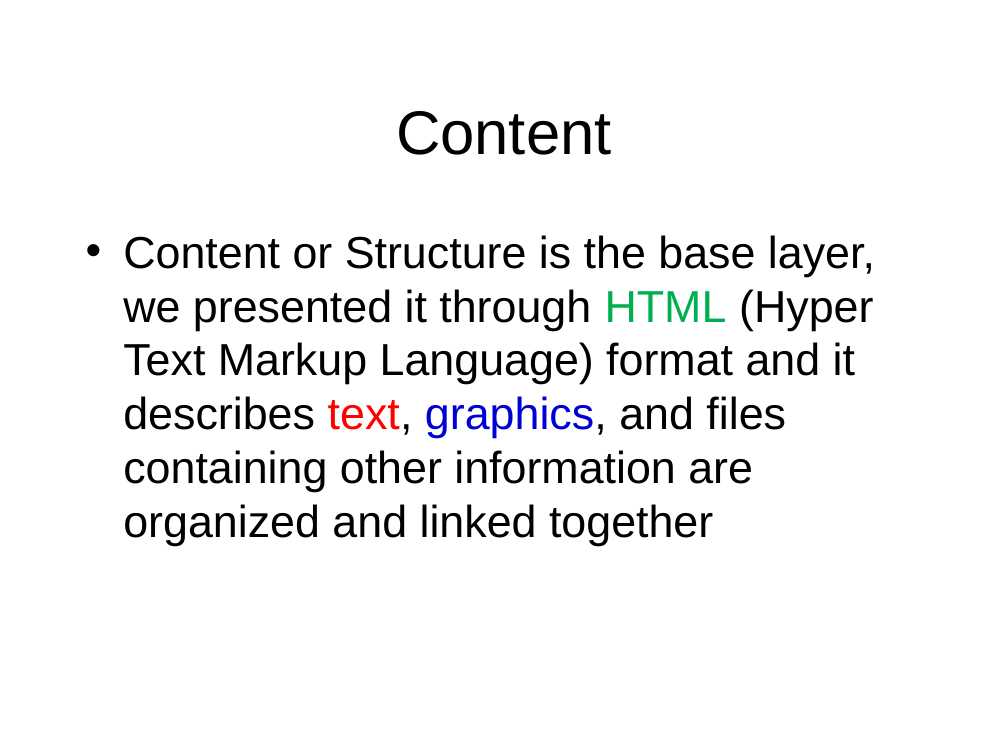
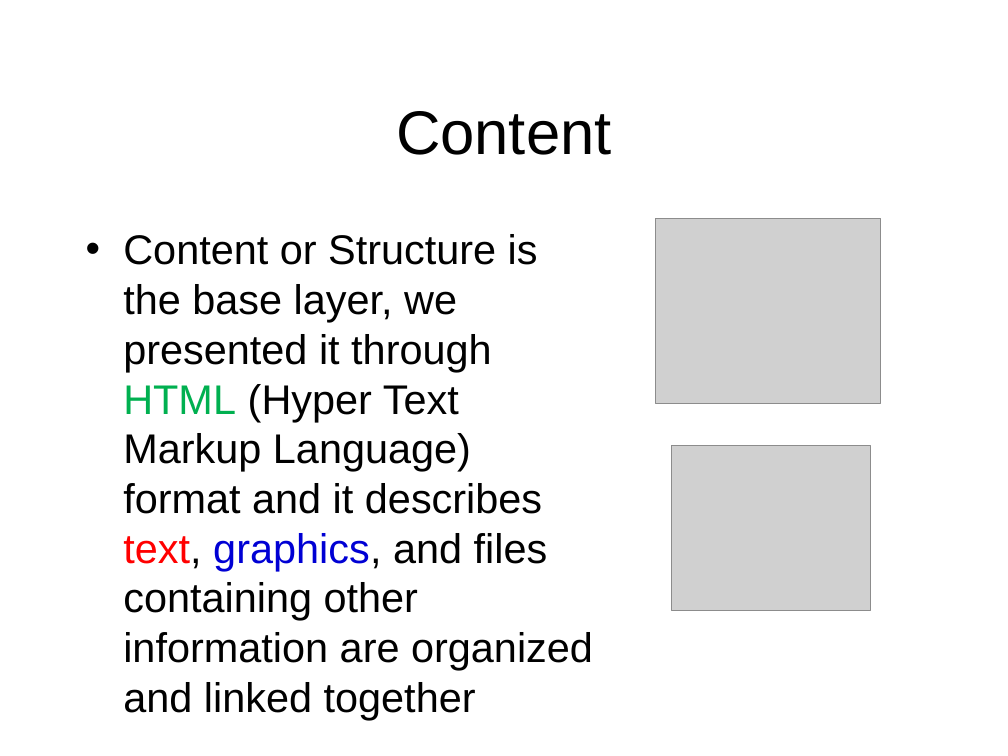
Before and after one commit to octaviordz/zjnu2017.github.io, a slide deck: slide 10 of WAD/lectures/080--Dynamic.vs.Static.Websites.pptx. Drawn at 1008x756 pixels with LibreOffice and Linux fonts; fonts in the diff are those of the drawing; grey boxes stand for pictures. Boxes give left, top, right and bottom in pixels: in the first picture for what was removed or moved away, otherwise in the second. Text is boxed around its words. In the diff, an @@ line names an element or a change of style, - is before the commit and + after.

```diff
--- a/WAD/lectures/080--Dynamic.vs.Static.Websites.pptx
+++ b/WAD/lectures/080--Dynamic.vs.Static.Websites.pptx
@@ text "Content or Structure is the ..." at [123, 234, 593, 670]: size 32 to 29.6 pt @@
@@ picture added at [655, 219, 881, 403] @@
@@ picture added at [672, 446, 871, 611] @@
```
Also in this commit, not shown: 7 other slides changed, 10 slides added.
